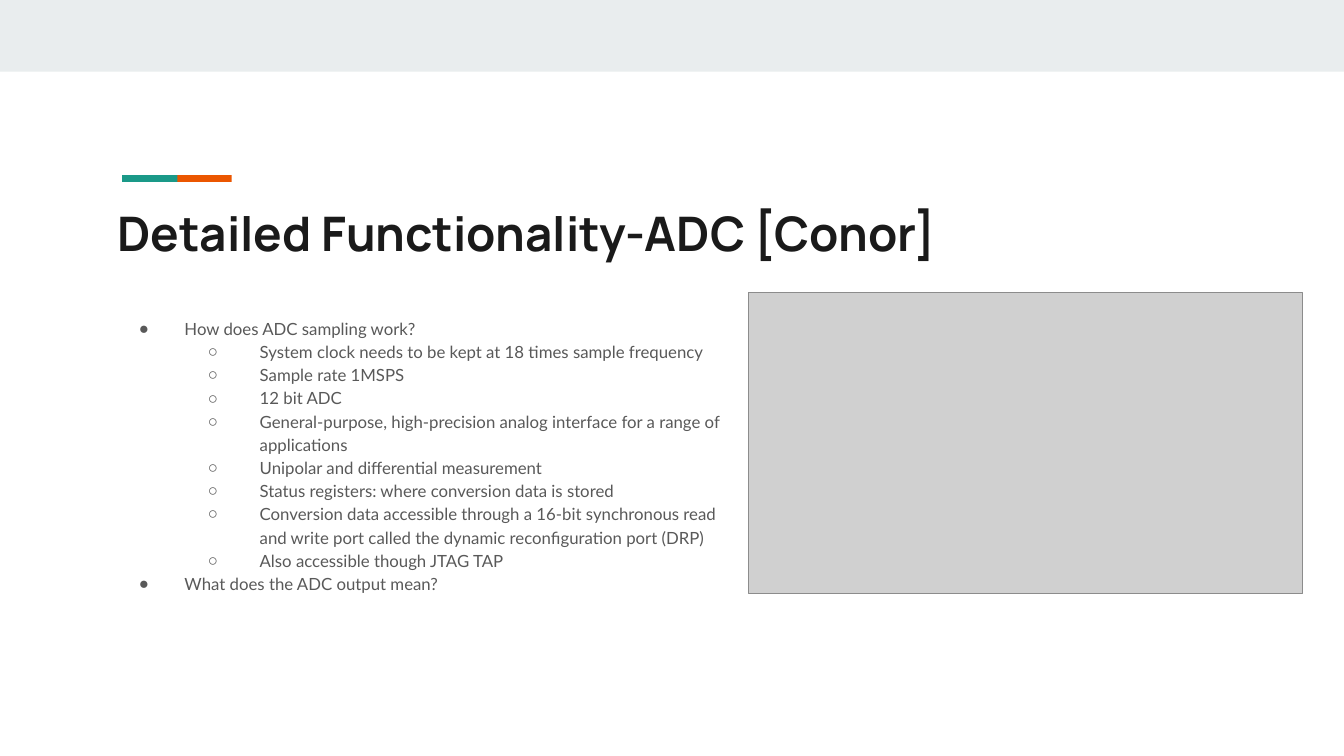
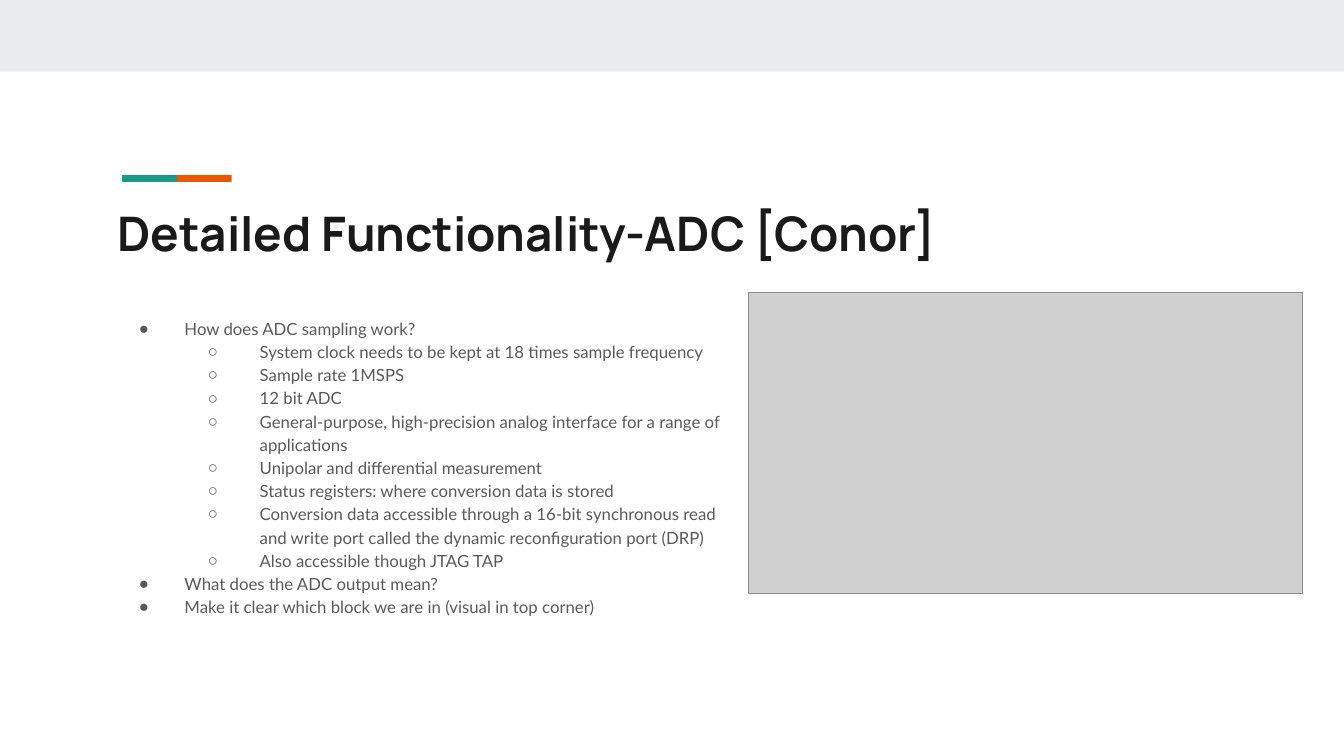
Before and after one commit to xu842251462/EC551_FinalProject, a slide deck: slide 5 of Bringing the Analog World to Digital Design_EC551_Final Project.pptx. Drawn at 1344x756 pixels with LibreOffice and Linux fonts; fonts in the diff are those of the drawing; grey boxes stand for pictures. Boxes give left, top, right and bottom in pixels: in the first picture for what was removed or moved away, otherwise in the second. Text is boxed around its words. In the diff, an @@ line names an element or a change of style, - is before the commit and + after.

```diff
--- a/Bringing the Analog World to Digital Design_EC551_Final Project.pptx
+++ b/Bringing the Analog World to Digital Design_EC551_Final Project.pptx
@@ text at (184,600,594,616): paragraph added @@
+● Make it clear which block we are in (visual in top corner)
```
Also in this commit, not shown: 3 other slides changed, 1 slide added.
